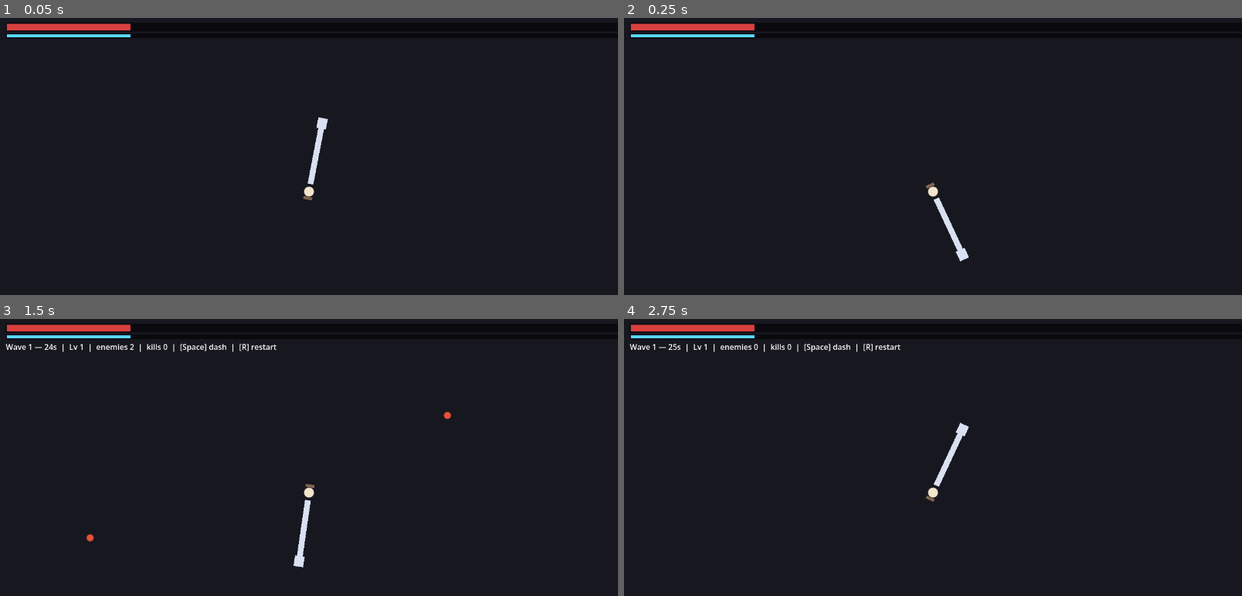
Above: before the commit, frames 1-4 (two rows, left to right).
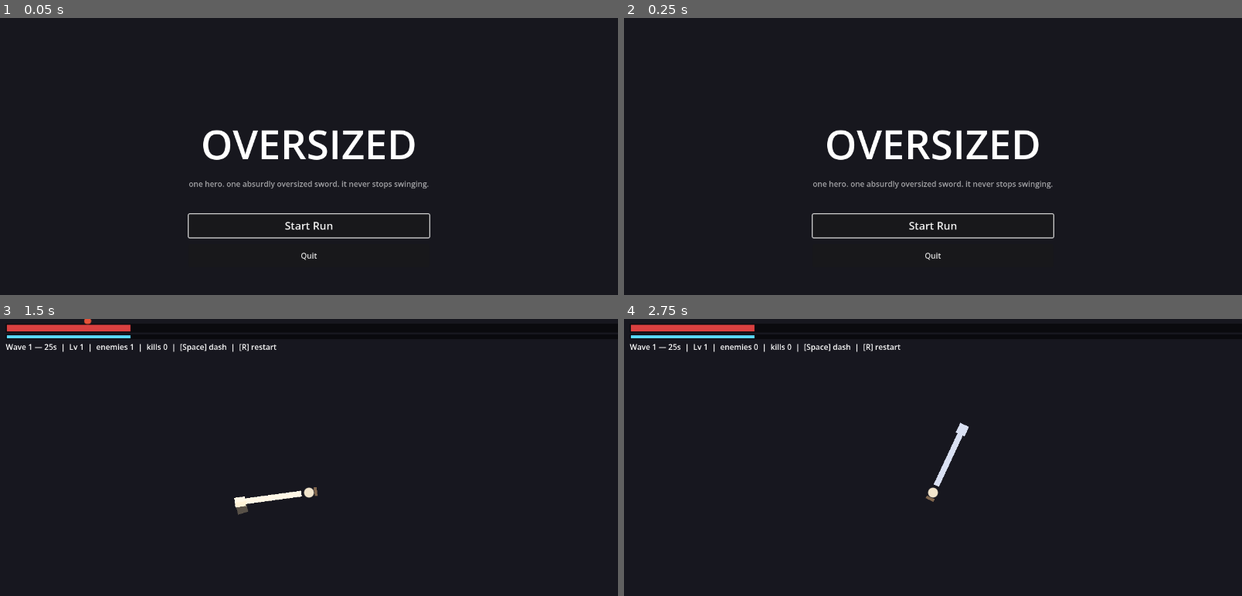
Above: after the commit, the same moments.

Repository: jamesdileva/OVERSIZED
Game: Godot game, scene res://scenes/ui/main_menu.tscn
Two runs of this game, one before a commit and one after it. Both use one fixed random seed, a clock stepped at 60 frames per second and the inputs below. Before the commit the project starts from res://scenes/run/run.tscn.
Inputs (mouse positions are in pixels of both pictures, inside the frame that each line leads up to):
- Up to frame 1 (0.05 s): no input
- Up to frame 2 (0.25 s): no input
- Up to frame 3 (1.5 s): click (309, 526) at 0.5 s, where only the run after the commit has a clickable "Start Run"; tap Enter at 1.25 s; hold D (move_right) from 1.28 s (still down); tap Space (dash) at 1.35 s
- Up to frame 4 (2.75 s): release D (move_right) at 2.03 s; hold S (move_down) from 2.03 s (still down); tap R at 2.1 s

The runs differ from the first frame. In frame 1, 3.7% of the frame differs, in the area x 1-70%, y 1-88%; in frame 2, 3.7%, in the area x 1-70%, y 1-89%; in frame 3, 0.7%; in frame 4, nothing differs.

Commit message:
Sprint 1.3: meta loop + run-loop polish — vertical slice complete
- GameManager autoload: formal Menu -> Run -> Summary -> Hub state machine
  (architecture §7); automation flags skip the menu
- Main menu, Run Summary (waves/kills/level/time + Hero XP + Glory rewards),
  Meta Hub (Hero Level progress, Glory, stats, loadout stub) — all
  gamepad-first via ui_* navigation
- MetaProgression autoload: single JSON save carrying schema_version from
  the first write; corrupt/newer-version files fall back to fresh defaults;
  record_run applies Hero XP + Glory + stat tracking (bot runs skip it)
- Death flow: death -> summary -> hub -> menu (R in-run still instant-
  restarts as a dev convenience)
- Bot smoke test: --bot <minutes> — invulnerable nearest-enemy bot, 8x
  time acceleration, auto-picked choices, per-60s fps/memory log; 15
  sim-minutes: wave 10, 1346 kills, 0 errors, memory flat 31.1 MB
- Tests 61/61 (meta save round-trip/corrupt/newer-schema fallback, scene
  existence per state); boot clean; bench holds

Vertical Slice DoD: every element now true.

Diff:
--- /dev/null
+++ b/autoload/game_manager.gd
@@ -0,0 +1,76 @@
+extends Node
+
+## Top-level state machine (architecture.md §4/§7): Menu → Run → Summary →
+## Hub → (Run | Menu). Autoloaded as GameManager. Also carries the
+## automation switches (--shot / --bot skip the menu), the bot smoke-test's
+## elapsed-time bookkeeping (which must survive run-scene reloads), and the
+## last run's results for the Summary screen.
+
+enum State { MENU, RUN, SUMMARY, HUB }
+
+signal state_changed(state: State)
+
+const SCENES := {
+	State.MENU: "res://scenes/ui/main_menu.tscn",
+	State.RUN: "res://scenes/run/run.tscn",
+	State.SUMMARY: "res://scenes/ui/run_summary.tscn",
+	State.HUB: "res://scenes/ui/meta_hub.tscn",
+}
+
+var state: State = State.MENU
+var last_run: Dictionary = {}
+
+# bot smoke-test bookkeeping — autoloads survive reload_current_scene
+var bot_active := false
+var bot_elapsed := 0.0
+var _bot_log_accum := 0.0
+
+
+func _ready() -> void:
+	var uargs := OS.get_cmdline_user_args()
+	# automation never sits in the menu
+	if uargs.has("--bot") or uargs.has("--shot"):
+		goto(State.RUN)
+		return
+	var ui_idx := uargs.find("--ui_shot")
+	if ui_idx != -1 and ui_idx + 1 < uargs.size():
+		var frames := maxi(int(uargs[ui_idx + 1]), 1)
+		var target := State.MENU
+		var to_idx := uargs.find("--to")
+		if to_idx != -1 and to_idx + 1 < uargs.size():
+			match uargs[to_idx + 1]:
+				"hub":
+					target = State.HUB
+				"summary":
+					target = State.SUMMARY
+		if target == State.SUMMARY and last_run.is_empty():
+			last_run = {"waves": 10, "kills": 640, "level": 7, "time": 612.0, "hero_xp": 211.0, "glory": 94}
+		goto(target)
+		_ui_shot(frames / 60.0)
+
+
+func _physics_process(dt: float) -> void:
+	if not bot_active:
+		return
+	bot_elapsed += dt
+	_bot_log_accum += dt
+	if _bot_log_accum >= 60.0:
+		_bot_log_accum = 0.0
+		print("BOT t=%.0fs | fps %d | mem %.1f MB" % [
+			bot_elapsed, Engine.get_frames_per_second(),
+			Performance.get_monitor(Performance.MEMORY_STATIC) / 1048576.0])
+
+
+func goto(s: State) -> void:
+	state = s
+	get_tree().paused = false
+	get_tree().change_scene_to_file(SCENES[s])
+	state_changed.emit(s)
+
+
+func _ui_shot(seconds: float) -> void:
+	await get_tree().create_timer(seconds, true, false, true).timeout
+	var img := get_viewport().get_texture().get_image()
+	if img != null and not img.is_empty():
+		img.save_png("user://ui_shot.png")
+	get_tree().quit()
--- /dev/null
+++ b/autoload/meta_progression.gd
@@ -0,0 +1,98 @@
+extends Node
+
+## Persistent meta state + save system (implementation-guide.md §10): one
+## JSON file in user://, carrying schema_version from the very first write.
+## Corrupt or future-versioned files fall back to fresh defaults — boot
+## never crashes on a bad save. Autoloaded as MetaProgression.
+
+const SCHEMA_VERSION := 1
+
+var save_path := "user://meta_save.json"
+
+var hero_xp := 0.0
+var hero_level := 1
+var glory := 0
+var best_wave := 0
+var total_kills := 0
+var total_runs := 0
+
+
+func _ready() -> void:
+	load_save()
+
+
+## Hero Level pacing target: ~level 10 within a couple of hours of runs
+## (architecture.md §5.2). Replaced by the ProgressionCurve resource in
+## Sprint 2.2 — until then this curve is the single tuning knob.
+static func hero_xp_needed(level: int) -> int:
+	return 100 + (level - 1) * 80
+
+
+func add_hero_xp(amount: float) -> void:
+	hero_xp += amount
+	while hero_xp >= float(hero_xp_needed(hero_level)):
+		hero_xp -= float(hero_xp_needed(hero_level))
+		hero_level += 1
+
+
+## Applies a finished run's rewards and stat tracking, saves, and returns the
+## earned amounts for the Run Summary screen. (Bot/automation runs skip this.)
+func record_run(waves_reached: int, kills: int, boss_kills: int) -> Dictionary:
+	var earned_xp := waves_reached * 8.0 + kills * 0.3 + boss_kills * 25.0
+	var earned_glory := int(waves_reached * 2 + kills / 10.0 + boss_kills * 10)
+	add_hero_xp(earned_xp)
+	glory += earned_glory
+	best_wave = maxi(best_wave, waves_reached)
+	total_kills += kills
+	total_runs += 1
+	save()
+	return {"hero_xp": earned_xp, "glory": earned_glory}
+
+
+func save() -> void:
+	var data := {
+		"schema_version": SCHEMA_VERSION,
+		"hero_xp": hero_xp,
+		"hero_level": hero_level,
+		"glory": glory,
+		"best_wave": best_wave,
+		"total_kills": total_kills,
+		"total_runs": total_runs,
+	}
+	var f := FileAccess.open(save_path, FileAccess.WRITE)
+	if f == null:
+		push_warning("meta save failed: %s" % save_path)
+		return
+	f.store_string(JSON.stringify(data, "\t"))
+	f.close()
+
+
+## Always starts from defaults, then overwrites from disk — so a corrupt or
+## missing file cleanly yields a fresh profile instead of stale half-state.
+func load_save() -> void:
+	hero_xp = 0.0
+	hero_level = 1
+	glory = 0
+	best_wave = 0
+	total_kills = 0
+	total_runs = 0
+	if not FileAccess.file_exists(save_path):
+		return
+	var f := FileAccess.open(save_path, FileAccess.READ)
+	if f == null:
+		return
+	var parsed = JSON.parse_string(f.get_as_text())
+	f.close()
+	if typeof(parsed) != TYPE_DICTIONARY:
+		push_warning("meta save unreadable — starting fresh")
+		return
+	var schema: int = int(parsed.get("schema_version", 0))
+	if schema > SCHEMA_VERSION:
+		push_warning("meta save from a newer build — starting fresh")
+		return
+	hero_xp = float(parsed.get("hero_xp", 0.0))
+	hero_level = maxi(int(parsed.get("hero_level", 1)), 1)
+	glory = int(parsed.get("glory", 0))
+	best_wave = int(parsed.get("best_wave", 0))
+	total_kills = int(parsed.get("total_kills", 0))
+	total_runs = int(parsed.get("total_runs", 0))
--- a/project.godot
+++ b/project.godot
@@ -11,7 +11,7 @@
 [application]
 
 config/name="OVERSIZED"
-run/main_scene="res://scenes/run/run.tscn"
+run/main_scene="res://scenes/ui/main_menu.tscn"
 config/features=PackedStringArray("4.7", "Forward Plus")
 
 [autoload]
@@ -19,6 +19,8 @@
 DebugConsole="*res://autoload/debug_console.gd"
 EventBus="*res://autoload/event_bus.gd"
 ContentLoader="*res://autoload/content_loader.gd"
+MetaProgression="*res://autoload/meta_progression.gd"
+GameManager="*res://autoload/game_manager.gd"
 
 [display]
 
--- a/scenes/run/player/player.gd
+++ b/scenes/run/player/player.gd
@@ -23,6 +23,10 @@
 
 var velocity := Vector2.ZERO
 
+var bot := false               # smoke-test mode: movement comes from bot_dir
+var bot_dir := Vector2.ZERO
+var invulnerable := false      # bot sessions: exercise progression, not dying
+
 var _invuln_left := 0.0
 var _dash_left := 0.0
 var _dash_dir := Vector2.RIGHT
@@ -47,7 +51,7 @@
 		_dash_left -= dt
 		velocity = _dash_dir * DASH_SPEED
 	else:
-		var dir := Input.get_vector("move_left", "move_right", "move_up", "move_down")
+		var dir := bot_dir if bot else Input.get_vector("move_left", "move_right", "move_up", "move_down")
 		if dir != Vector2.ZERO:
 			_last_move_dir = dir
 			velocity = velocity.move_toward(dir * move_speed, accel * dt)
@@ -66,7 +70,7 @@
 
 
 func hurt(amount: float, push_dir: Vector2) -> void:
-	if _invuln_left > 0.0 or hp <= 0.0:
+	if _invuln_left > 0.0 or hp <= 0.0 or invulnerable:
 		return
 	hp = maxf(0.0, hp - amount)
 	_invuln_left = contact_invuln
--- a/scenes/run/run.gd
+++ b/scenes/run/run.gd
@@ -27,10 +27,16 @@
 var xp := 0.0
 var character_level := 1
 var pending_level_choices := 0
+var xp_magnet_radius := 90.0    # written by AbilityCaster passive recompute
+var xp_mult := 1.0              # written by AbilityCaster passive recompute
 var _choice_kind := ""               # "wave" | "level" — what's on screen now
 
 var _dead := false
 var _hitstop_busy := false
+var _run_time := 0.0
+var boss_kills := 0
+var _bot := false
+var _bot_target := 0.0
 var _hud_hp: ColorRect
 var _hud_xp: ColorRect
 var _hud_info: Label
@@ -93,9 +99,8 @@
 	_apply_wave_mods()
 	_start_wave()
 
-	# automated gameplay screenshot: --shot <frames> [--boss] — the countdown
-	# runs on an ignore-time-scale, process-always timer so it can also capture
-	# the paused choice screens; --boss jumps straight to the wave-10 fight
+	# automated gameplay screenshot: --shot <frames> [--boss]; bot smoke test:
+	# --bot <minutes> (time-accelerated, auto-picks choices, restarts on death)
 	var uargs := OS.get_cmdline_user_args()
 	var fi := uargs.find("--shot")
 	if fi != -1 and fi + 1 < uargs.size():
@@ -109,6 +114,17 @@
 		for k in 30:
 			_spawn_one()
 		_shot_after(frames / 60.0)
+	var bi := uargs.find("--bot")
+	if bi != -1 and bi + 1 < uargs.size():
+		_bot = true
+		_bot_target = float(maxi(int(uargs[bi + 1]), 1)) * 60.0
+		GameManager.bot_active = true
+		Engine.time_scale = 8.0
+		player.bot = true
+		# invulnerable: a kamikaze bot dies every few seconds and never
+		# exercises choices, abilities, or the boss — the whole point of the
+		# session is sustained progression under load
+		player.invulnerable = true
 
 
 func _start_wave() -> void:
@@ -134,6 +150,16 @@
 func _physics_process(dt: float) -> void:
 	if _dead:
 		return
+	_run_time += dt
+	if _bot:
+		_bot_steer()
+		if GameManager.bot_elapsed >= _bot_target:
+			print("BOT DONE: %.0f sim-s | wave %d | kills %d | fps %d | mem %.1f MB" % [
+				GameManager.bot_elapsed, director.wave_number, kills,
+				Engine.get_frames_per_second(),
+				Performance.get_monitor(Performance.MEMORY_STATIC) / 1048576.0])
+			get_tree().quit(0)
+			return
 	var to_spawn := director.tick(dt)
 	for k in to_spawn:
 		if sim.active_count < director.current.max_alive:
@@ -143,6 +169,25 @@
 		return
 	sim.step(dt, player.position)
 	_contact_damage()
+
+
+## Bot steering: hold "move toward the nearest enemy" (boss as fallback) —
+## the long-session smoke test from implementation-guide.md §14.
+func _bot_steer() -> void:
+	var p := player.global_position
+	var best_pos := Vector2.ZERO
+	var best_d := -1.0
+	for i in sim.grid.circle_candidates(p, 700.0):
+		if i >= sim.active_count:
+			continue
+		var d: float = sim.positions[i].distance_to(p)
+		if best_d < 0.0 or d < best_d:
+			best_d = d
+			best_pos = sim.positions[i]
+	if best_d < 0.0 and boss != null:
+		best_pos = boss.global_position
+		best_d = p.distance_to(best_pos)
+	player.bot_dir = (best_pos - p).normalized() if best_d > 0.0 else Vector2.ZERO
 
 
 func _process(dt: float) -> void:
@@ -172,6 +217,8 @@
 	_choice_kind = "wave"
 	get_tree().paused = true
 	choice_screen.open("WAVE %d CLEARED — CHOOSE AN UPGRADE" % director.wave_number, offers, taken_upgrades)
+	if _bot:
+		_bot_auto_pick()
 
 
 func _on_choice_made(index: int) -> void:
@@ -235,6 +282,14 @@
 	_choice_kind = "level"
 	get_tree().paused = true
 	choice_screen.open("LEVEL %d — CHOOSE AN ABILITY" % character_level, offers, caster.taken_ranks())
+	if _bot:
+		_bot_auto_pick()
+
+
+func _bot_auto_pick() -> void:
+	await get_tree().create_timer(0.5, true, false, true).timeout
+	if choice_screen.visible and not _dead:
+		_on_choice_made(0)
 
 
 func _contact_damage() -> void:
@@ -307,13 +362,14 @@
 
 func _on_boss_died(_pos: Vector2) -> void:
 	boss = null
+	boss_kills += 1
 	camera.add_trauma(0.5)
 	_hit_stop()
 	_clear_wave()
 
 
 func _hit_stop() -> void:
-	if _hitstop_busy:
+	if _hitstop_busy or _bot:
 		return
 	_hitstop_busy = true
 	Engine.time_scale = 0.05
@@ -396,15 +452,27 @@
 func _on_player_died() -> void:
 	_dead = true
 	player.set_physics_process(false)
+	if _bot:
+		get_tree().reload_current_scene()  # bot sessions continue across deaths
+		return
+	var rewards: Dictionary = MetaProgression.record_run(director.wave_number, kills, boss_kills)
+	GameManager.last_run = {
+		"waves": director.wave_number,
+		"kills": kills,
+		"level": character_level,
+		"time": _run_time,
+		"hero_xp": rewards["hero_xp"],
+		"glory": rewards["glory"],
+	}
 	var layer := CanvasLayer.new()
 	add_child(layer)
 	var label := Label.new()
-	label.text = "YOU DIED — restarting…"
+	label.text = "YOU DIED"
 	label.add_theme_font_size_override("font_size", 40)
 	layer.add_child(label)
 	label.set_anchors_and_offsets_preset(Control.PRESET_CENTER)
-	await get_tree().create_timer(1.4).timeout
-	get_tree().reload_current_scene()
+	await get_tree().create_timer(1.4, true, false, true).timeout
+	GameManager.goto(GameManager.State.SUMMARY)
 
 
 func _unhandled_key_input(event: InputEvent) -> void:
--- /dev/null
+++ b/scenes/ui/main_menu.gd
@@ -0,0 +1,48 @@
+extends Control
+
+## Main menu: title, Start Run, Quit. Gamepad-first (first button focused;
+## ui_* navigation). GameManager decides what boots here for automation.
+
+
+func _ready() -> void:
+	set_anchors_and_offsets_preset(Control.PRESET_FULL_RECT)
+	var bg := ColorRect.new()
+	bg.color = Color(0.09, 0.09, 0.12)
+	bg.set_anchors_and_offsets_preset(Control.PRESET_FULL_RECT)
+	add_child(bg)
+	var vb := VBoxContainer.new()
+	vb.set_anchors_and_offsets_preset(Control.PRESET_CENTER)
+	vb.grow_horizontal = Control.GROW_DIRECTION_BOTH
+	vb.grow_vertical = Control.GROW_DIRECTION_BOTH
+	vb.add_theme_constant_override("separation", 14)
+	add_child(vb)
+	var title := Label.new()
+	title.text = "OVERSIZED"
+	title.add_theme_font_size_override("font_size", 84)
+	title.horizontal_alignment = HORIZONTAL_ALIGNMENT_CENTER
+	vb.add_child(title)
+	var sub := Label.new()
+	sub.text = "one hero. one absurdly oversized sword. it never stops swinging."
+	sub.add_theme_font_size_override("font_size", 16)
+	sub.modulate = Color(1, 1, 1, 0.6)
+	sub.horizontal_alignment = HORIZONTAL_ALIGNMENT_CENTER
+	vb.add_child(sub)
+	vb.add_child(_spacer(24))
+	var start := Button.new()
+	start.text = "Start Run"
+	start.custom_minimum_size = Vector2(260, 48)
+	start.add_theme_font_size_override("font_size", 22)
+	start.pressed.connect(func() -> void: GameManager.goto(GameManager.State.RUN))
+	vb.add_child(start)
+	var quit := Button.new()
+	quit.text = "Quit"
+	quit.custom_minimum_size = Vector2(260, 48)
+	quit.pressed.connect(func() -> void: get_tree().quit())
+	vb.add_child(quit)
+	start.grab_focus()
+
+
+func _spacer(h: float) -> Control:
+	var c := Control.new()
+	c.custom_minimum_size = Vector2(0, h)
+	return c
--- /dev/null
+++ b/scenes/ui/main_menu.tscn
@@ -0,0 +1,6 @@
+[gd_scene load_steps=2 format=3]
+
+[ext_resource type="Script" path="res://scenes/ui/main_menu.gd" id="1_menu"]
+
+[node name="MainMenu" type="Control"]
+script = ExtResource("1_menu")
--- /dev/null
+++ b/scenes/ui/meta_hub.gd
@@ -0,0 +1,90 @@
+extends Control
+
+## Meta Hub: the between-runs screen. Shows Hero Level progress and Glory,
+## Start Run, and the loadout stub (the full AP loadout screen is Sprint 2.2;
+## the roadmap explicitly allows a stub here). Power and looks stay visually
+## separate — Glory spending itself arrives with the cosmetics system (2.5).
+
+
+func _ready() -> void:
+	set_anchors_and_offsets_preset(Control.PRESET_FULL_RECT)
+	var bg := ColorRect.new()
+	bg.color = Color(0.09, 0.09, 0.12)
+	bg.set_anchors_and_offsets_preset(Control.PRESET_FULL_RECT)
+	add_child(bg)
+	var vb := VBoxContainer.new()
+	vb.set_anchors_and_offsets_preset(Control.PRESET_CENTER)
+	vb.grow_horizontal = Control.GROW_DIRECTION_BOTH
+	vb.grow_vertical = Control.GROW_DIRECTION_BOTH
+	vb.add_theme_constant_override("separation", 10)
+	add_child(vb)
+	var title := Label.new()
+	title.text = "THE HUB"
+	title.add_theme_font_size_override("font_size", 48)
+	title.horizontal_alignment = HORIZONTAL_ALIGNMENT_CENTER
+	vb.add_child(title)
+	# hero level + progress
+	var lvl := Label.new()
+	lvl.text = "Hero Level %d  —  %d / %d XP to next" % [
+		MetaProgression.hero_level,
+		int(MetaProgression.hero_xp),
+		MetaProgression.hero_xp_needed(MetaProgression.hero_level)]
+	lvl.add_theme_font_size_override("font_size", 20)
+	lvl.horizontal_alignment = HORIZONTAL_ALIGNMENT_CENTER
+	vb.add_child(lvl)
+	var bar_bg := ColorRect.new()
+	bar_bg.color = Color(0, 0, 0, 0.55)
+	bar_bg.custom_minimum_size = Vector2(340, 14)
+	var bar := ColorRect.new()
+	bar.color = Color(0.45, 0.85, 0.5)
+	bar.position = Vector2(2, 2)
+	var frac := MetaProgression.hero_xp / float(MetaProgression.hero_xp_needed(MetaProgression.hero_level))
+	bar.size = Vector2(336.0 * clampf(frac, 0.0, 1.0), 10)
+	bar_bg.add_child(bar)
+	vb.add_child(bar_bg)
+	var glory := Label.new()
+	glory.text = "Glory: %d   |   Best wave: %d   |   Runs: %d   |   Total kills: %d" % [
+		MetaProgression.glory, MetaProgression.best_wave,
+		MetaProgression.total_runs, MetaProgression.total_kills]
+	glory.add_theme_font_size_override("font_size", 18)
+	glory.modulate = Color(1, 1, 1, 0.8)
+	glory.horizontal_alignment = HORIZONTAL_ALIGNMENT_CENTER
+	vb.add_child(glory)
+	vb.add_child(_spacer(16))
+	var start := Button.new()
+	start.text = "Start Run"
+	start.custom_minimum_size = Vector2(280, 48)
+	start.add_theme_font_size_override("font_size", 22)
+	start.pressed.connect(func() -> void: GameManager.goto(GameManager.State.RUN))
+	vb.add_child(start)
+	var loadout := Button.new()
+	loadout.text = "Loadout (coming in the Systems Build-out)"
+	loadout.custom_minimum_size = Vector2(280, 48)
+	loadout.pressed.connect(_toggle_stub)
+	vb.add_child(loadout)
+	var stub := Label.new()
+	stub.text = "Ability loadouts and AP budgets arrive in Sprint 2.2.\nUntil then, every ability you own is available in runs."
+	stub.add_theme_font_size_override("font_size", 16)
+	stub.modulate = Color(1, 1, 1, 0.65)
+	stub.horizontal_alignment = HORIZONTAL_ALIGNMENT_CENTER
+	stub.visible = false
+	vb.add_child(stub)
+	var back := Button.new()
+	back.text = "Back to Menu"
+	back.custom_minimum_size = Vector2(280, 48)
+	back.pressed.connect(func() -> void: GameManager.goto(GameManager.State.MENU))
+	vb.add_child(back)
+	start.grab_focus()
+	_stub = stub
+
+var _stub: Label
+
+
+func _toggle_stub() -> void:
+	_stub.visible = not _stub.visible
+
+
+func _spacer(h: float) -> Control:
+	var c := Control.new()
+	c.custom_minimum_size = Vector2(0, h)
+	return c
--- /dev/null
+++ b/scenes/ui/meta_hub.tscn
@@ -0,0 +1,6 @@
+[gd_scene load_steps=2 format=3]
+
+[ext_resource type="Script" path="res://scenes/ui/meta_hub.gd" id="1_hub"]
+
+[node name="MetaHub" type="Control"]
+script = ExtResource("1_hub")
--- /dev/null
+++ b/scenes/ui/run_summary.gd
@@ -0,0 +1,64 @@
+extends Control
+
+## Run Summary, shown after death: what you did, what you earned (Hero XP +
+## Glory — applied to MetaProgression by the run before this screen opens),
+## then on to the hub.
+
+
+func _ready() -> void:
+	set_anchors_and_offsets_preset(Control.PRESET_FULL_RECT)
+	var bg := ColorRect.new()
+	bg.color = Color(0.09, 0.09, 0.12)
+	bg.set_anchors_and_offsets_preset(Control.PRESET_FULL_RECT)
+	add_child(bg)
+	var run: Dictionary = GameManager.last_run
+	var vb := VBoxContainer.new()
+	vb.set_anchors_and_offsets_preset(Control.PRESET_CENTER)
+	vb.grow_horizontal = Control.GROW_DIRECTION_BOTH
+	vb.grow_vertical = Control.GROW_DIRECTION_BOTH
+	vb.add_theme_constant_override("separation", 10)
+	add_child(vb)
+	var title := Label.new()
+	title.text = "RUN SUMMARY"
+	title.add_theme_font_size_override("font_size", 48)
+	title.horizontal_alignment = HORIZONTAL_ALIGNMENT_CENTER
+	vb.add_child(title)
+	vb.add_child(_row("Waves reached", str(run.get("waves", 0))))
+	vb.add_child(_row("Kills", str(run.get("kills", 0))))
+	vb.add_child(_row("Character Level", str(run.get("level", 1))))
+	var t: float = run.get("time", 0.0)
+	vb.add_child(_row("Time survived", "%d:%02d" % [int(t) / 60, int(t) % 60]))
+	vb.add_child(_spacer(10))
+	vb.add_child(_row("+Hero XP", str(int(run.get("hero_xp", 0.0)))))
+	vb.add_child(_row("+Glory", str(run.get("glory", 0))))
+	vb.add_child(_row("Hero Level", str(MetaProgression.hero_level)))
+	vb.add_child(_spacer(18))
+	var cont := Button.new()
+	cont.text = "Continue"
+	cont.custom_minimum_size = Vector2(260, 48)
+	cont.add_theme_font_size_override("font_size", 22)
+	cont.pressed.connect(func() -> void: GameManager.goto(GameManager.State.HUB))
+	vb.add_child(cont)
+	cont.grab_focus()
+
+
+func _row(label: String, value: String) -> HBoxContainer:
+	var hb := HBoxContainer.new()
+	hb.add_theme_constant_override("separation", 30)
+	var l := Label.new()
+	l.text = label
+	l.custom_minimum_size = Vector2(220, 0)
+	l.add_theme_font_size_override("font_size", 20)
+	l.modulate = Color(1, 1, 1, 0.7)
+	hb.add_child(l)
+	var v := Label.new()
+	v.text = value
+	v.add_theme_font_size_override("font_size", 20)
+	hb.add_child(v)
+	return hb
+
+
+func _spacer(h: float) -> Control:
+	var c := Control.new()
+	c.custom_minimum_size = Vector2(0, h)
+	return c
--- /dev/null
+++ b/scenes/ui/run_summary.tscn
@@ -0,0 +1,6 @@
+[gd_scene load_steps=2 format=3]
+
+[ext_resource type="Script" path="res://scenes/ui/run_summary.gd" id="1_sum"]
+
+[node name="RunSummary" type="Control"]
+script = ExtResource("1_sum")
--- a/tests/run_tests.gd
+++ b/tests/run_tests.gd
@@ -30,6 +30,8 @@
 	_test_run_levels()
 	_test_boss_brain()
 	_test_ability_caster()
+	_test_meta_progression()
+	_test_game_manager_scenes()
 	print("")
 	if failures == 0:
 		print("ALL TESTS PASSED")
@@ -76,9 +78,14 @@
 		"res://scenes/run/abilities/spirit_blade.gd",
 		"res://scenes/run/abilities/lightning_flash.gd",
 		"res://scenes/ui/choice_screen/choice_screen.gd",
+		"res://scenes/ui/main_menu.gd",
+		"res://scenes/ui/run_summary.gd",
+		"res://scenes/ui/meta_hub.gd",
 		"res://autoload/content_loader.gd",
 		"res://autoload/event_bus.gd",
 		"res://autoload/debug_console.gd",
+		"res://autoload/meta_progression.gd",
+		"res://autoload/game_manager.gd",
 	]
 	for p in paths:
 		var s = load(p)
@@ -563,3 +570,44 @@
 	caster.bring_online(capped)
 	check(not caster.rank_up(&"capped_thing"), "rank up refused at max_rank")
 	player.free()
+
+
+func _test_meta_progression() -> void:
+	print("meta progression: rewards, save/load round-trip, corrupt fallback")
+	var mp = load("res://autoload/meta_progression.gd").new()
+	mp.save_path = "user://test_meta_save.json"
+	var rewards: Dictionary = mp.record_run(10, 640, 1)
+	check(rewards["hero_xp"] > 0.0 and rewards["glory"] > 0, "record_run returns positive rewards")
+	check(mp.hero_level >= 2, "a wave-10 run levels the hero at least once")
+	check(mp.best_wave == 10 and mp.total_runs == 1 and mp.total_kills == 640, "run stats tracked")
+	var f := FileAccess.open(mp.save_path, FileAccess.READ)
+	var text := f.get_as_text()
+	f.close()
+	check("\"schema_version\": 1" in text, "save carries schema_version from the first write")
+	var mp2 = load("res://autoload/meta_progression.gd").new()
+	mp2.save_path = mp.save_path
+	mp2.load_save()
+	check(absf(mp2.hero_xp - mp.hero_xp) < 0.01 and mp2.glory == mp.glory and mp2.hero_level == mp.hero_level,
+			"save/load round-trips hero state")
+	f = FileAccess.open(mp.save_path, FileAccess.WRITE)
+	f.store_string("not json at all{{{")
+	f.close()
+	mp2.load_save()
+	check(mp2.hero_level == 1 and mp2.total_runs == 0, "corrupt save falls back to fresh defaults")
+	f = FileAccess.open(mp.save_path, FileAccess.WRITE)
+	f.store_string(JSON.stringify({"schema_version": 99, "hero_level": 7, "glory": 999}))
+	f.close()
+	mp2.load_save()
+	check(mp2.glory == 0, "newer schema_version is not loaded (fresh start)")
+	DirAccess.remove_absolute(ProjectSettings.globalize_path(mp.save_path))
+
+
+func _test_game_manager_scenes() -> void:
+	print("game manager: every state's scene exists")
+	var gm = load("res://autoload/game_manager.gd").new()
+	var all_exist := true
+	for s in gm.SCENES.values():
+		if not FileAccess.file_exists(s):
+			all_exist = false
+	check(all_exist, "menu/run/summary/hub scenes all exist on disk")
+	gm.free()
Not shown, added: autoload/game_manager.gd.uid
Not shown, added: autoload/meta_progression.gd.uid
Not shown, added: docs/media/sprint-1.2-boss.png.import
Not shown, added: docs/media/sprint-1.2-levelup-screen.png.import
Binary file added: docs/media/sprint-1.3-hub.png
Binary file added: docs/media/sprint-1.3-menu.png
Binary file added: docs/media/sprint-1.3-summary.png
Not shown, added: scenes/ui/main_menu.gd.uid
Not shown, added: scenes/ui/meta_hub.gd.uid
Not shown, added: scenes/ui/run_summary.gd.uid
